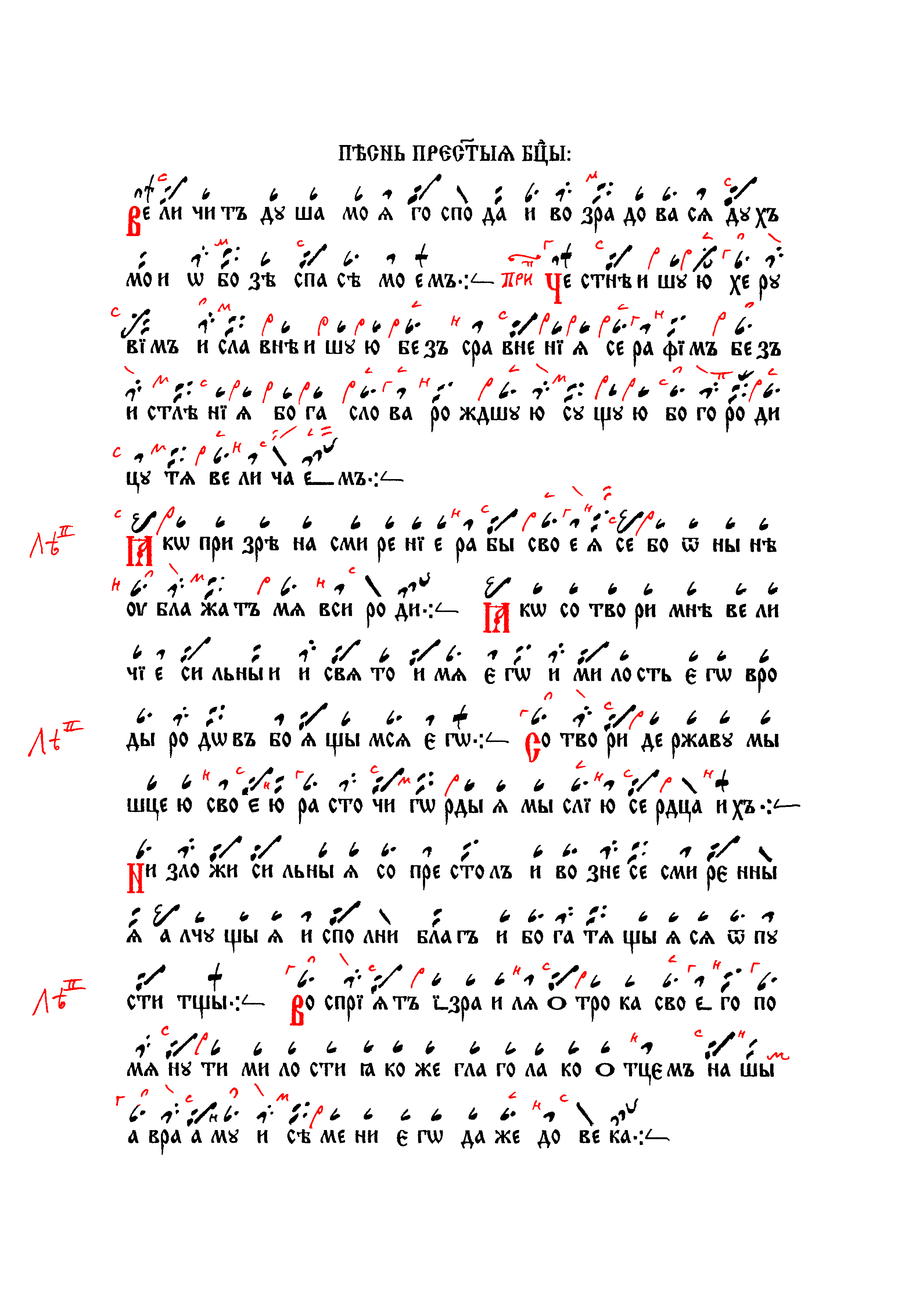
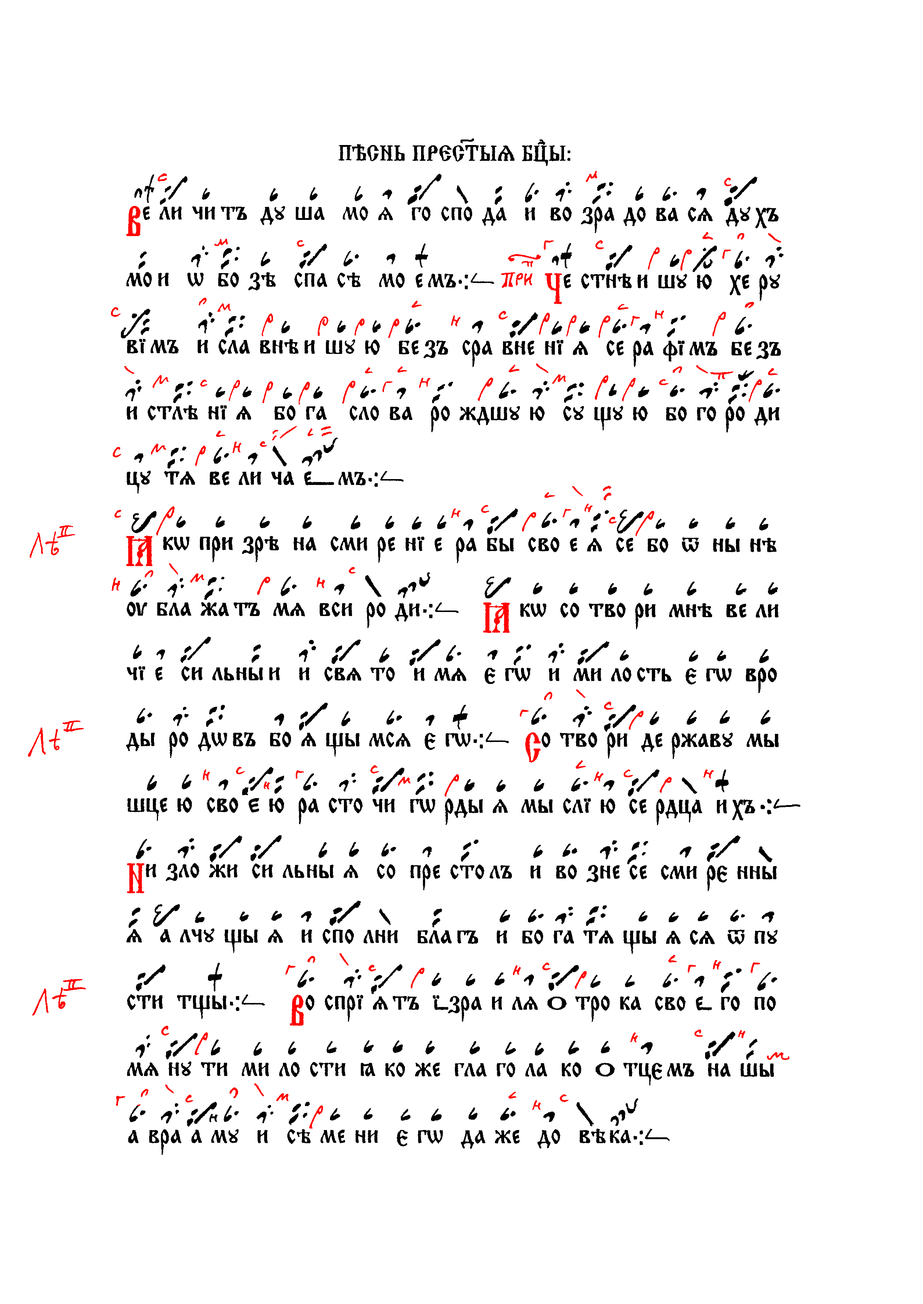
Before/after of a 923 × 1304 layered artwork. What changed in the layer stack:
painted on "Чернила" over [590, 1128, 606, 1144]
